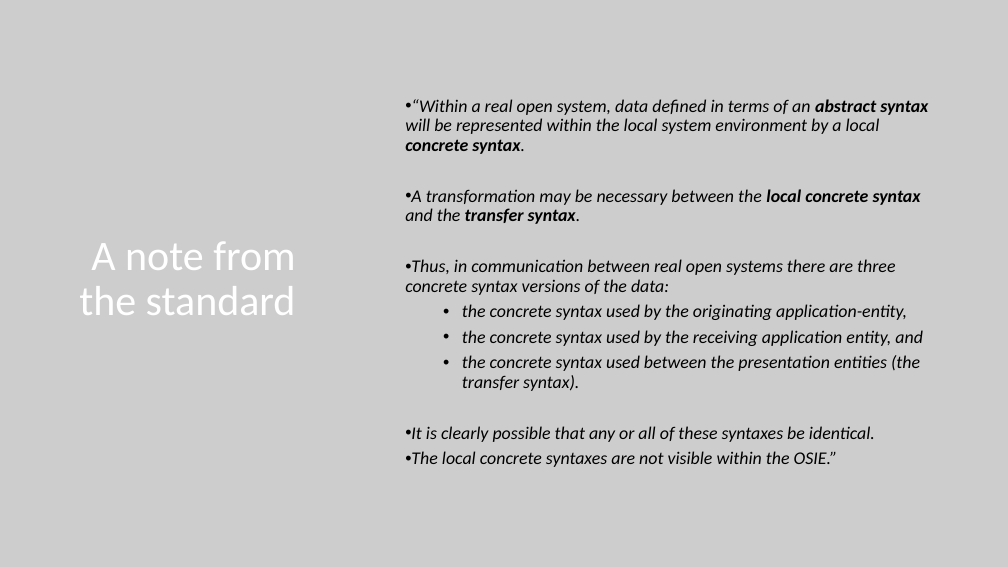
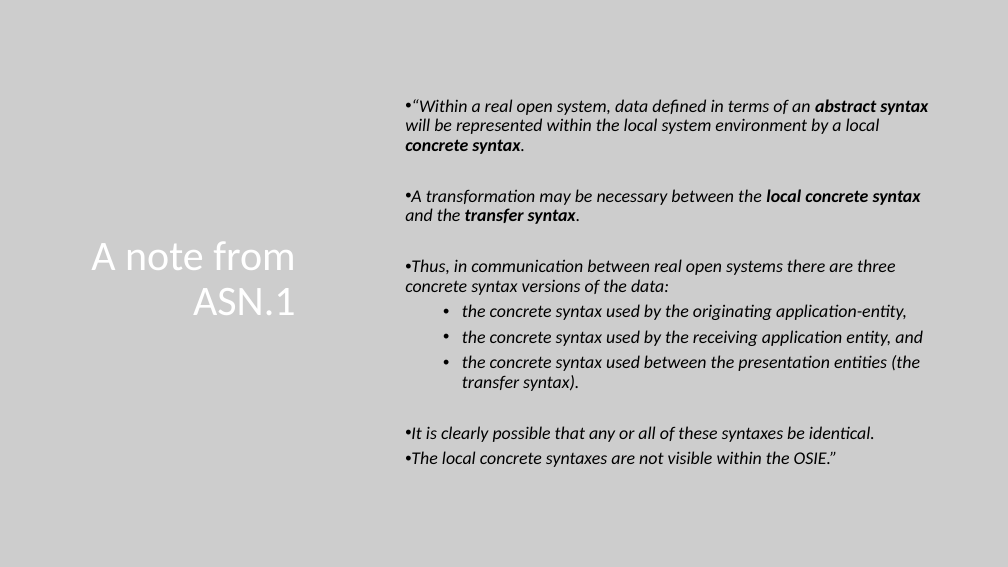
Before and after one commit to lukacassar/hw, a slide deck: slide 64 of CCE2414/1. Networking Foundations.pptx (slide 65 before the commit). Drawn at 1008x567 pixels with LibreOffice and Linux fonts; fonts in the diff are those of the drawing. Boxes give left, top, right and bottom in pixels: in the first picture for what was removed or moved away, otherwise in the second. Text is boxed around its words. In the diff, an @@ line names an element or a change of style, - is before the commit and + after.

```diff
--- a/CCE2414/1. Networking Foundations.pptx
+++ b/CCE2414/1. Networking Foundations.pptx
@@ title at <box>91,242,295,315</box>: text changed @@
-A note from the standard
+A note from ASN.1
```
Also in this commit, not shown: 10 other slides changed, 5 slides added.
